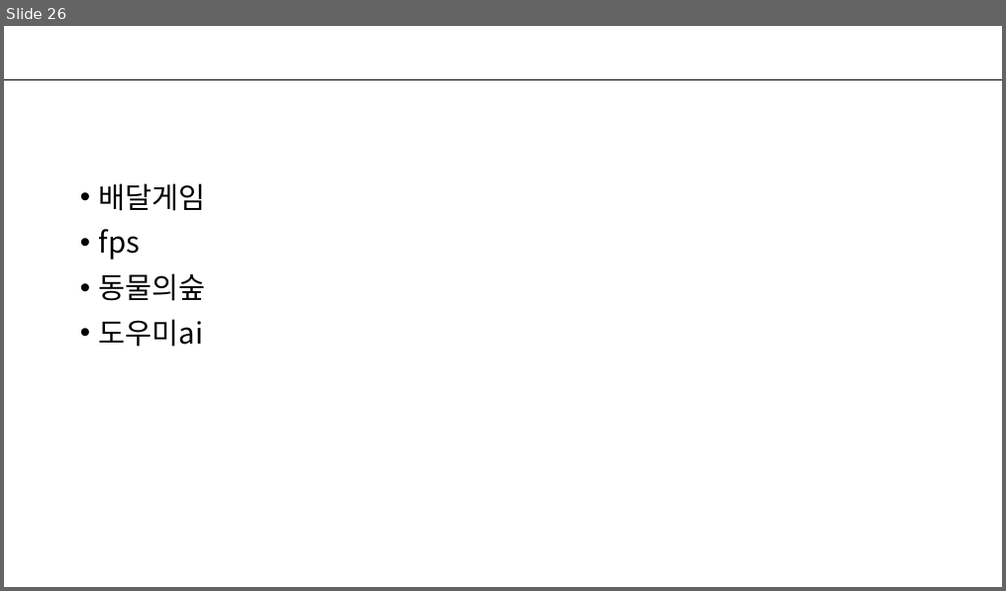
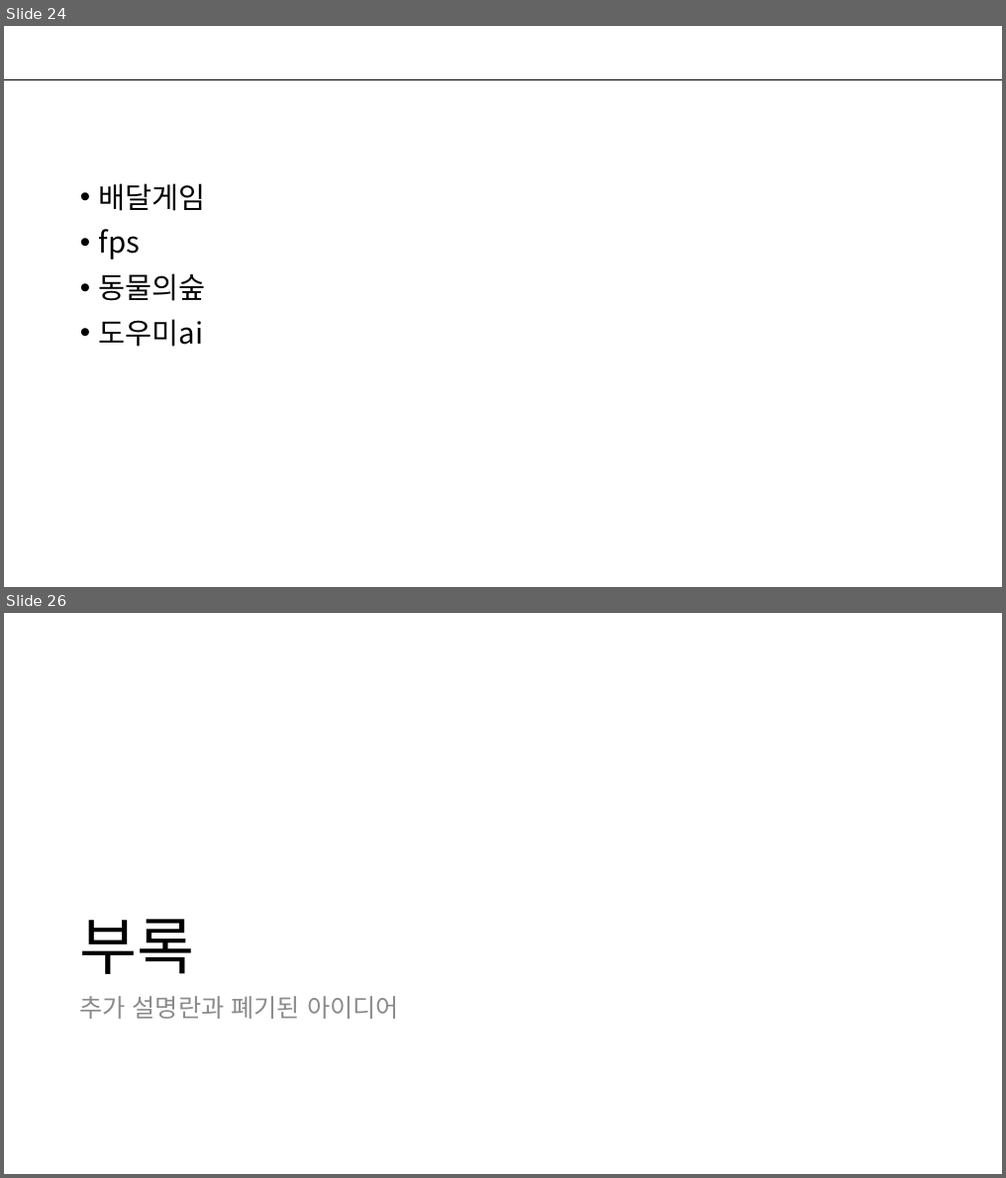
Before and after one commit to kwakyerin/2026_Graduation_Project, a slide deck: documents/HyunahKwon/design/designing/배트와 달트_기획서.pptx. Shown one above the other, each under a label of ours: slide 26 before the commit, slides 24 and 26 after it; the slides between them are not shown. The pictures are 1006x591 and 1006x1178 pixels, drawn with LibreOffice and Linux fonts; fonts in the diff are those of the drawing. Boxes give left, top, right and bottom in pixels: in the first picture for what was removed or moved away, otherwise in the second. Text is boxed around its words. In the diff, an @@ line names an element or a change of style, - is before the commit and + after.

Commit message:
이미지 추가, 가독성, 일부 내용 수정

```diff
--- a/documents/HyunahKwon/design/designing/배트와 달트_기획서.pptx
+++ b/documents/HyunahKwon/design/designing/배트와 달트_기획서.pptx
@@ slide 26 added at <box>4,613,1002,1174</box>, background #FFFFFF @@
@@ title added at <box>79,919,194,974</box>, 60 pt, text #000000 @@
+부록
@@ text added at <box>79,996,399,1019</box>, 24 pt, text #8C8C8C @@
+추가 설명란과 폐기된 아이디어
@@ what was slide 26 is now slide 24 @@
```
Also in this commit, not shown: 15 slides changed.
